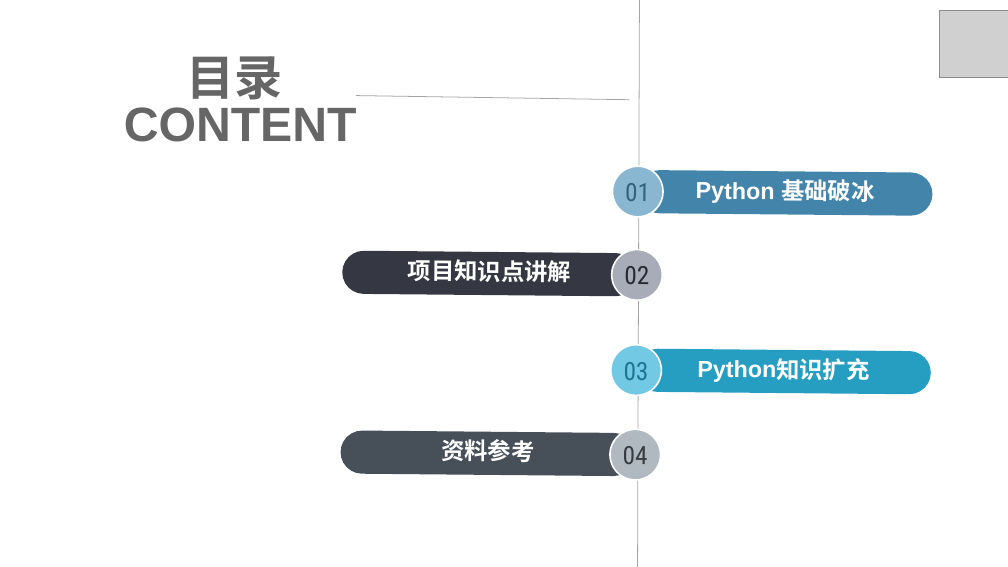
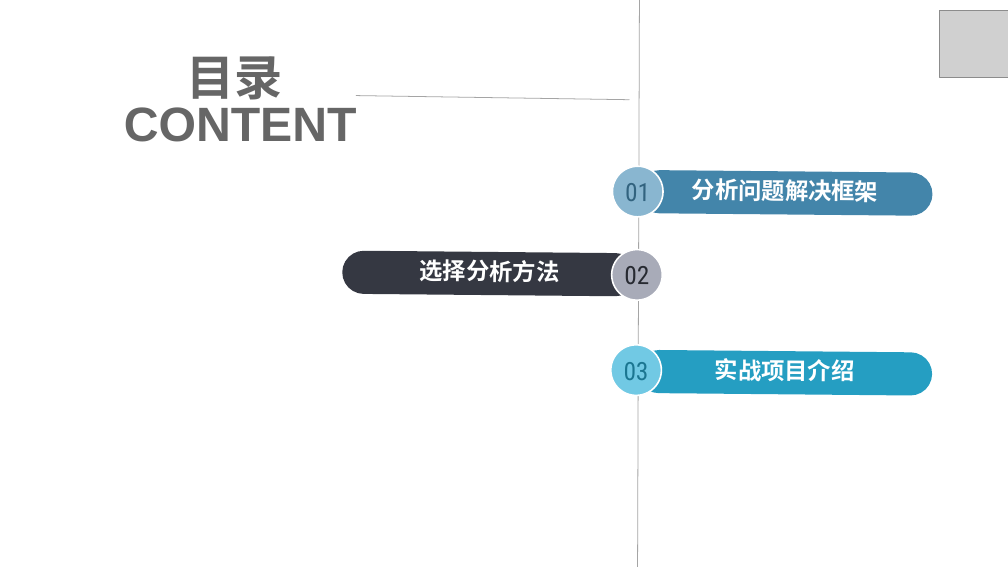
Before and after one commit to leesper/become-business-analyst, a slide deck: slide 2 of P3_PredictCatalogDemand/BAND_P3.pptx. Drawn at 1008x567 pixels with LibreOffice and Linux fonts; fonts in the diff are those of the drawing; grey boxes stand for pictures. Boxes give left, top, right and bottom in pixels: in the first picture for what was removed or moved away, otherwise in the second. Text is boxed around its words. In the diff, an @@ line names an element or a change of style, - is before the commit and + after.

Commit message:
add ppt for p3

```diff
--- a/P3_PredictCatalogDemand/BAND_P3.pptx
+++ b/P3_PredictCatalogDemand/BAND_P3.pptx
@@ text in rounded rectangle at <box>692,178,878,203</box>: text changed @@
-Python 基础破冰
+分析问题解决框架
@@ text in rounded rectangle at <box>420,259,560,283</box>: text changed @@
-项目知识点讲解
+选择分析方法
@@ text in rounded rectangle at <box>715,358,855,382</box>: text changed @@
-Python知识扩充
+实战项目介绍
@@ rounded rectangle removed at <box>341,430,636,476</box> @@
-资料参考
@@ ellipse removed at <box>610,429,661,480</box> @@
-04
```
Also in this commit, not shown: 5 other slides changed, 13 slides added, 22 slides removed.
